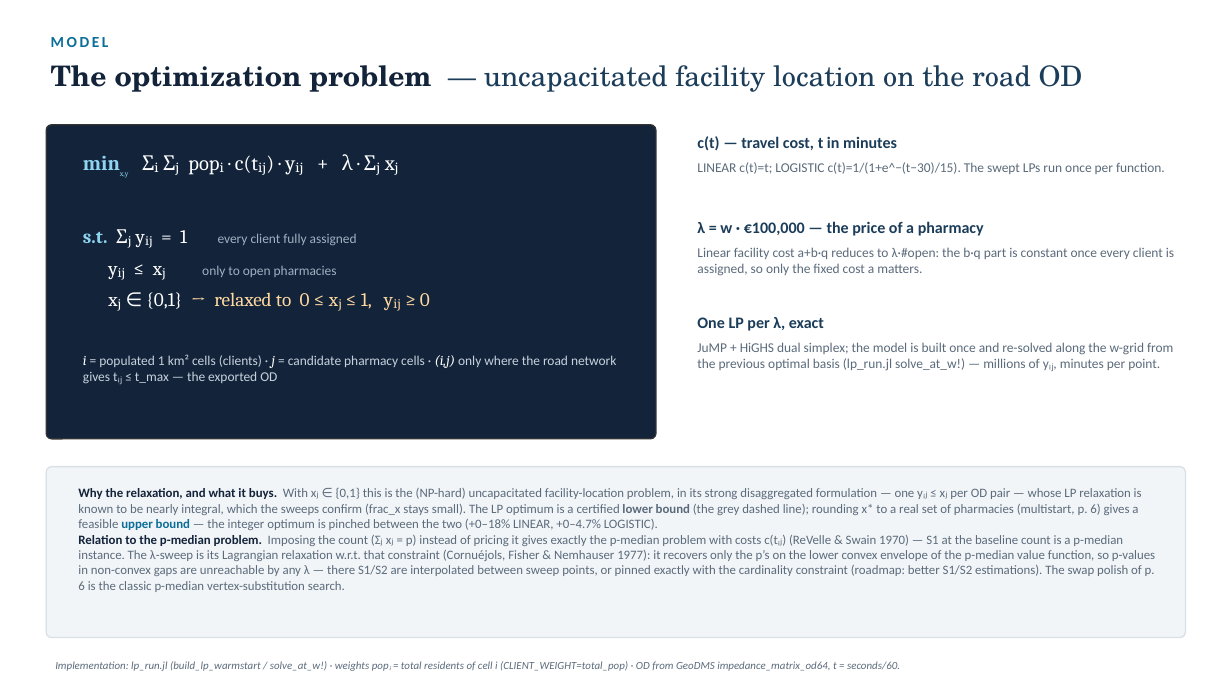
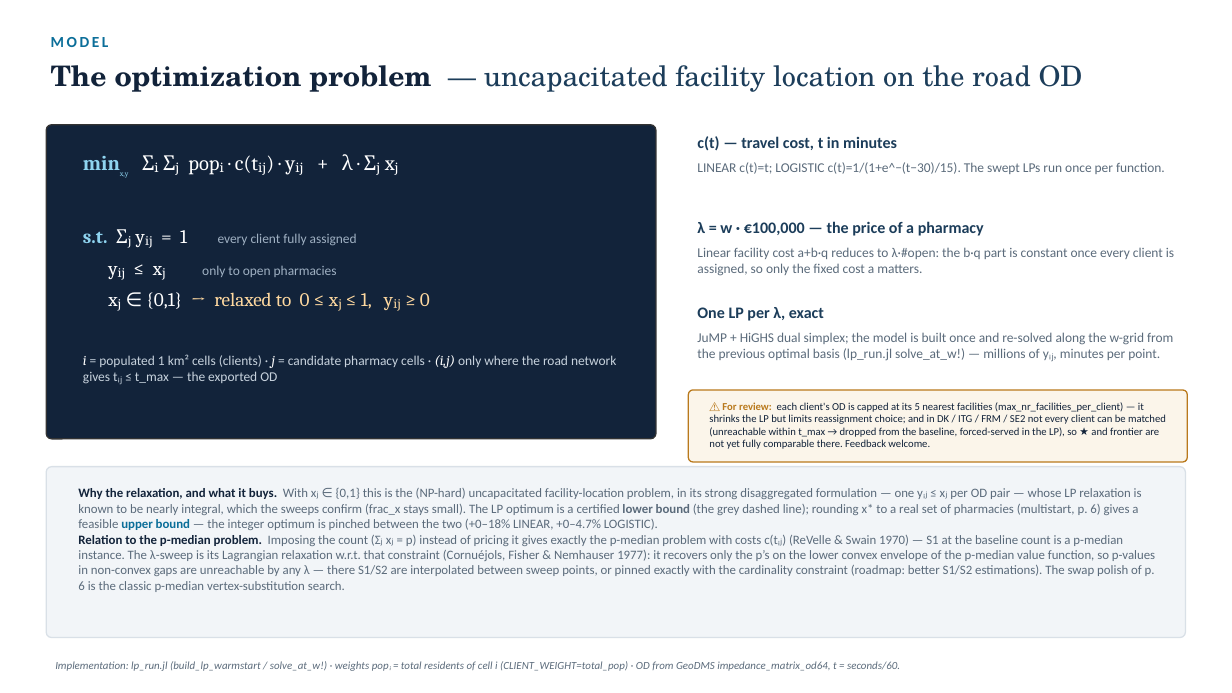
Before and after one commit to ObjectVision/NetworkModel_EU, a slide deck: slide 3 of doc/lambda_sweep5.pptx. Drawn at 1232x693 pixels with LibreOffice and Linux fonts; fonts in the diff are those of the drawing. Boxes give left, top, right and bottom in pixels: in the first picture for what was removed or moved away, otherwise in the second. Text is boxed around its words. In the diff, an @@ line names an element or a change of style, - is before the commit and + after.

```diff
--- a/doc/lambda_sweep5.pptx
+++ b/doc/lambda_sweep5.pptx
@@ text "One LP per λ, exact": place and size @@
-text "One LP per λ, exact" at bbox=[697, 317, 824, 331]
+text "One LP per λ, exact" at bbox=[697, 307, 824, 321]
@@ text "JuMP + HiGHS dual simplex; ...": place and size @@
-text "JuMP + HiGHS dual simplex; ..." at bbox=[697, 342, 1173, 371]
+text "JuMP + HiGHS dual simplex; ..." at bbox=[697, 332, 1173, 361]
@@ rounded rectangle added at bbox=[689, 390, 1188, 462], fill #FBF5EA, outline #B9791C 1 pt @@
@@ text added at bbox=[709, 402, 1166, 449], 8.3 pt, text #12233A @@
+⚠ For review: each client's OD is capped at its 5 nearest facilities (max_nr_facilities_per_client) — it shrinks the LP but limits reassignment choice; and in DK / ITG / FRM / SE2 not every client can be matched (unreachable within t_max → dropped from the baseline, forced-served in the LP), so ★ and frontier are not yet fully comparable there. Feedback welcome.
```
Also in this commit, not shown: 1 other file.
